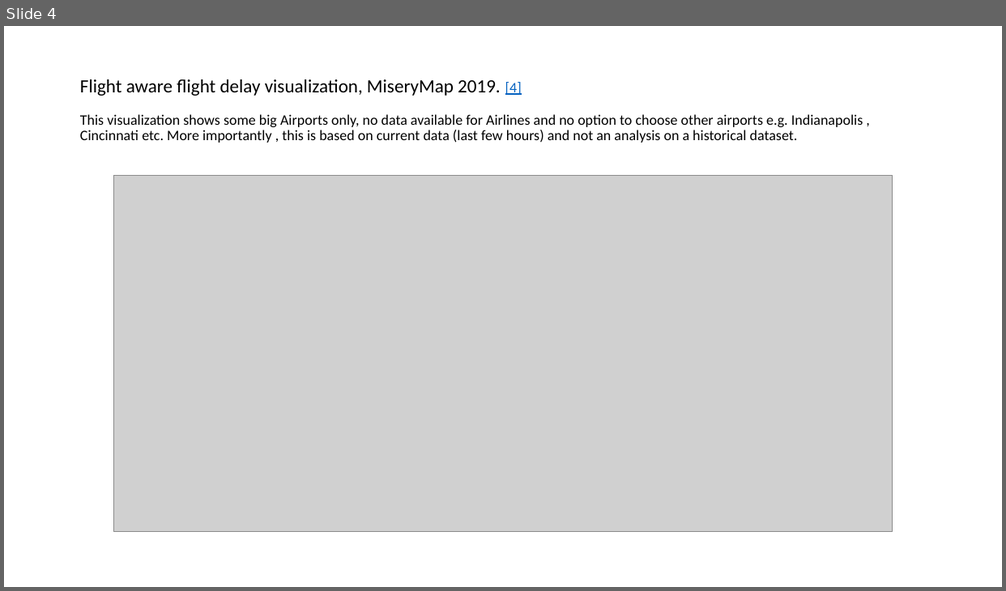
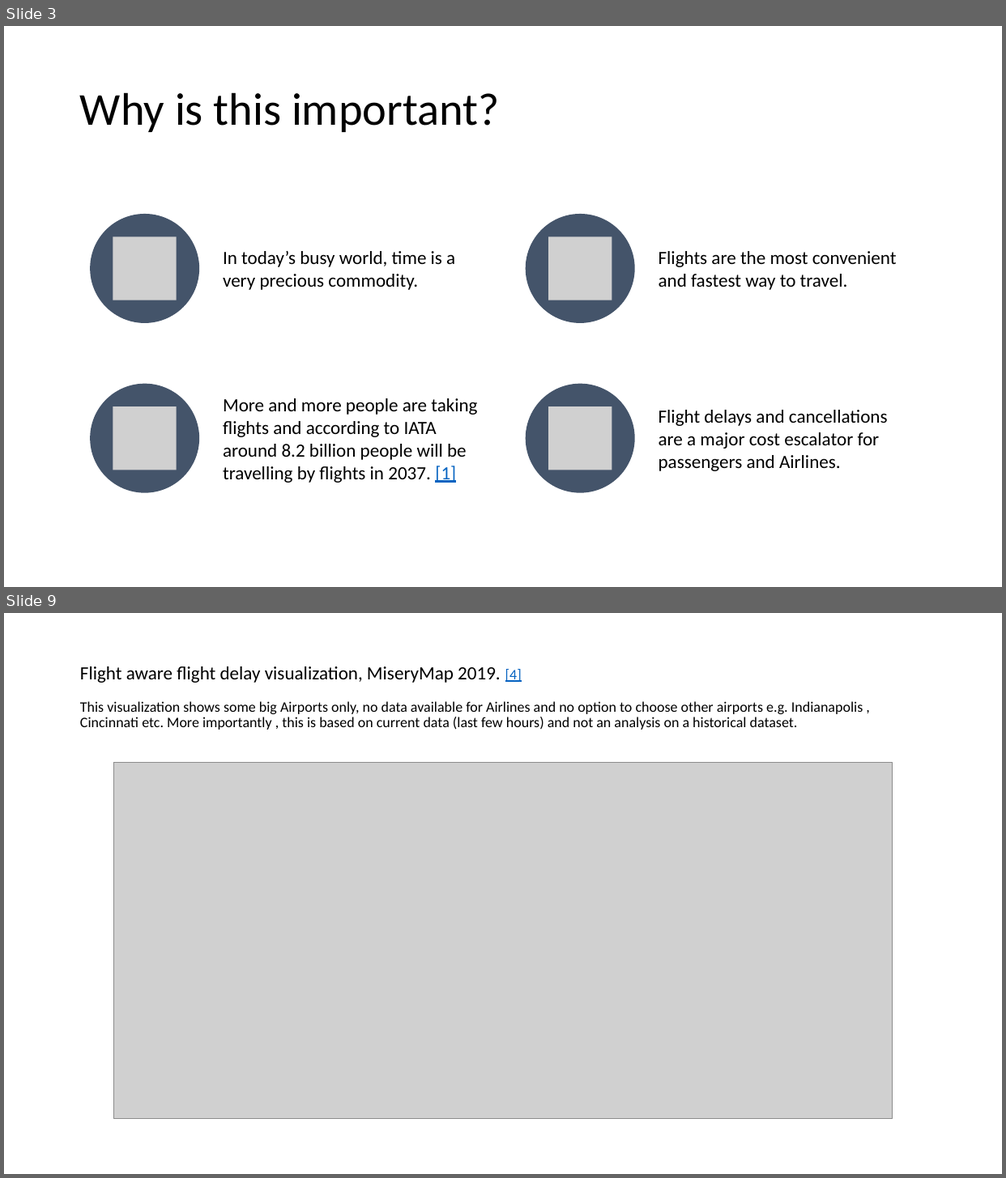
Before and after one commit to psiddam/awsSummer19Project, a slide deck: branch1/ProjectPresentation.pptx. Shown one above the other, each under a label of ours: slide 4 before the commit, slides 3 and 9 after it; the slides between them are not shown. The pictures are 1006x591 and 1006x1178 pixels, drawn with LibreOffice and Linux fonts; fonts in the diff are those of the drawing; grey boxes stand for pictures. Boxes give left, top, right and bottom in pixels: in the first picture for what was removed or moved away, otherwise in the second. Text is boxed around its words. In the diff, an @@ line names an element or a change of style, - is before the commit and + after.

```diff
--- a/branch1/ProjectPresentation.pptx
+++ b/branch1/ProjectPresentation.pptx
@@ slide 3 added at box(4, 26, 1002, 587), background #FFFFFF @@
@@ title added at box(80, 92, 499, 132), 44 pt, text #000000 @@
+Why is this important?
@@ group added at box(90, 214, 897, 493): 4 ellipses, 4 pictures, 4 texts @@
+In today’s busy world, time is a very precious commodity.
+Flights are the most convenient and fastest way to travel.
+More and more people are taking flights and according to IATA around 8.2 billion people will be travelling by flights in 2037. [1]
+Flight delays and cancellations are a major cost escalator for passengers and Airlines.
@@ what was slide 4 is now slide 9 @@
```
Also in this commit, not shown: 5 slides changed, 12 other slides added, 2 slides removed.
